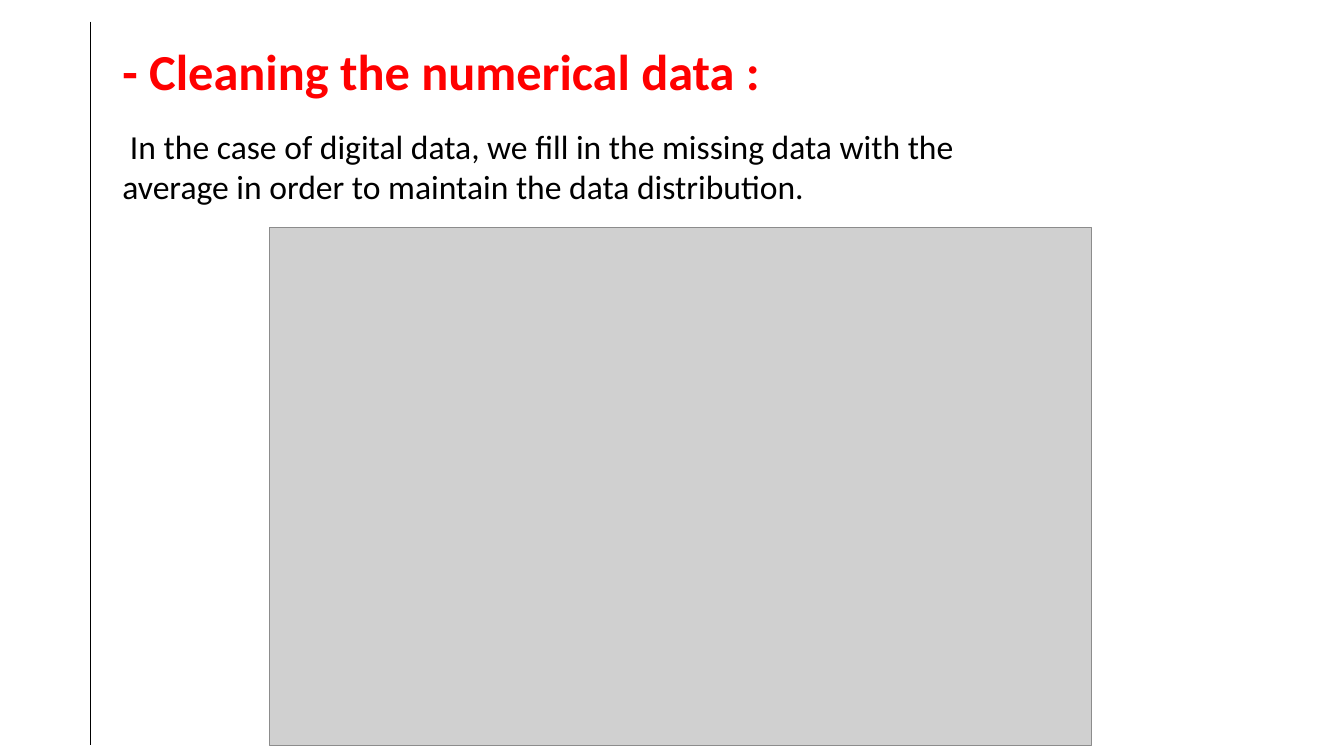
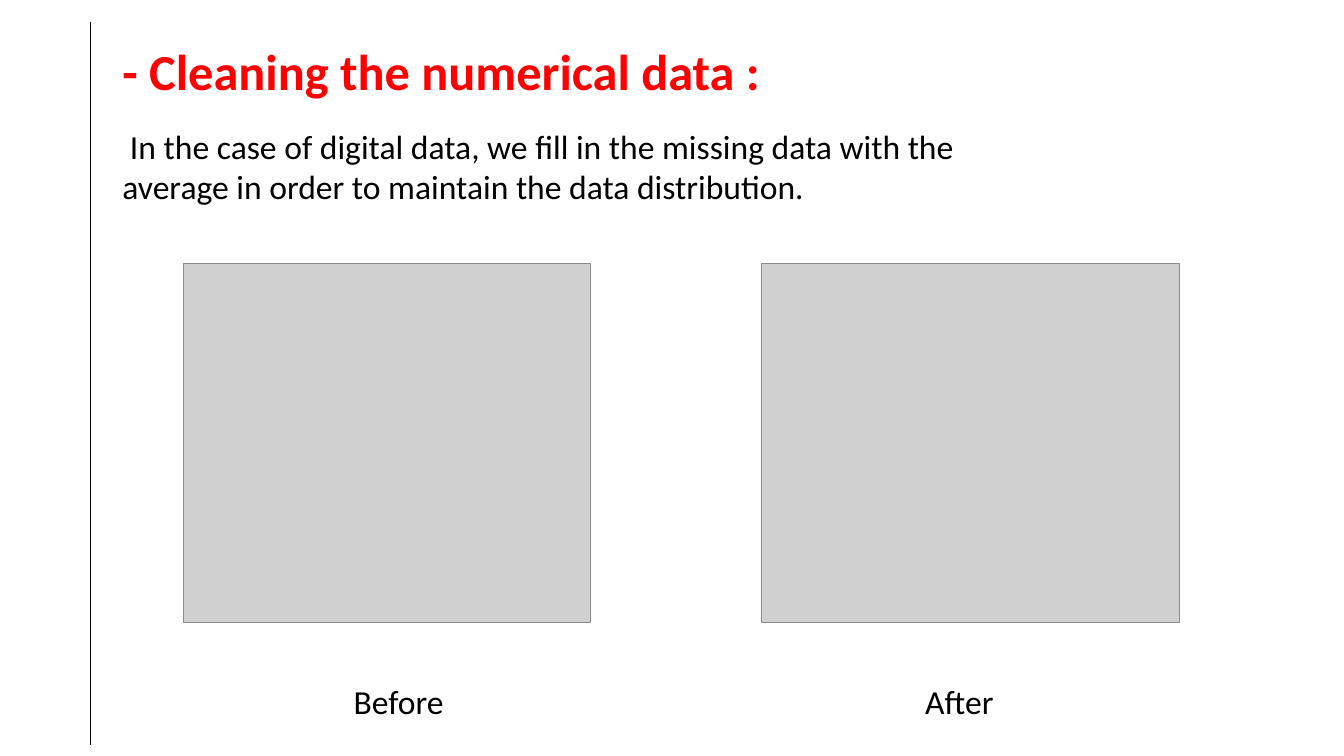
Before and after one commit to SmidaMohamedTaher/eda-task, a slide deck: slide 7 of Presentation1.pptx. Drawn at 1344x756 pixels with LibreOffice and Linux fonts; fonts in the diff are those of the drawing; grey boxes stand for pictures. Boxes give left, top, right and bottom in pixels: in the first picture for what was removed or moved away, otherwise in the second. Text is boxed around its words. In the diff, an @@ line names an element or a change of style, - is before the commit and + after.

```diff
--- a/Presentation1.pptx
+++ b/Presentation1.pptx
@@ picture removed at (269,227,1092,745) @@
@@ picture added at (184,263,591,623) @@
@@ picture added at (761,263,1180,623) @@
@@ text added at (354,691,444,715), 24 pt, text #000000 @@
+Before
@@ text added at (925,691,993,715), 24 pt, text #000000 @@
+After
```
Also in this commit, not shown: 3 other slides changed.
